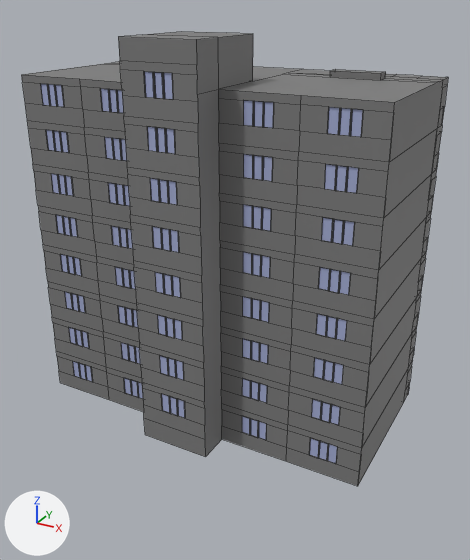
A saved change to the Blender file assets/models/Building/BuildingPrefab.blend.
One viewpoint serves both versions: a 50 mm lens placed at (21.4, -38.5, 28.7), pointed at (0.5, -0.5, 9.7). Arrows for +X, +Y and +Z are at lower left; the lights stay in place. Mesh edges are drawn as thin lines.

The scene before the commit, as lines of its bpy script (objects in view):
```python
me_cube = bpy.data.meshes.new('Cube')
me_cube.from_pydata(...)  # 2394 vertices, 1786 faces; spans x -12.5..12.5, y -8.2..6.0, z 0.0..26.6
# faces by material slot: [1563, 223]
me_cube.materials.append(mat_material)  # grey #7b7b7b
me_cube.materials.append(mat_material_windowday)  # blue #a5aed5
ob_cube = bpy.data.objects.new('Cube', me_cube)
ob_cube.location = (0.0, 0.0, 0.0)
```
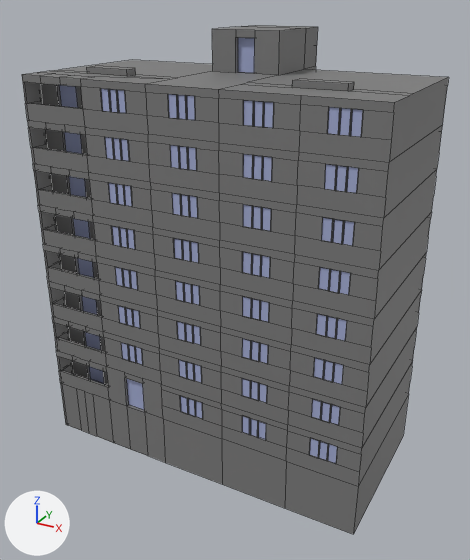
Where the change shows, as pixel boxes (x1, y1, x2, y2) in the pictures (470 x 560 px):
'Cube', reshaped, turned
    before: (22, 31, 448, 486)
    after: (22, 25, 449, 534)
part 1 of me_cube, built on
    after: (60, 379, 409, 534)

What changed in the scene script:
```text
Change me_cube:
    used by ob_cube; location = (0.0, 0.0, 0.0)
    remove me_cube.from_pydata(...)  # 2394 vertices, 1786 faces; spans x -12.5..12.5, y -8.2..6.0, z 0.0..26.6
    add me_cube.from_pydata(...)  # 2426 vertices, 1823 faces; spans x -12.5..12.5, y -8.2..6.0, z -4.0..26.6
    me_cube part 1
    2 faces are deleted
    32 new vertices lie (0.0, 0.0, -4.0) away from vertices in x -12.5..12.5, y -8.2..6.0, z 0.0
    38 new faces join them, mat_material (grey #7b7b7b)
    1 new face joins them, mat_material_windowday (blue #a5aed5)
Change ob_cube:
    ob_cube.rotation_euler: (0.0, 0.0, 0.0) -> (0.0, 0.0, -3.142)  # degrees (0, 0, 0) -> degrees (0, 0, -180)
```
